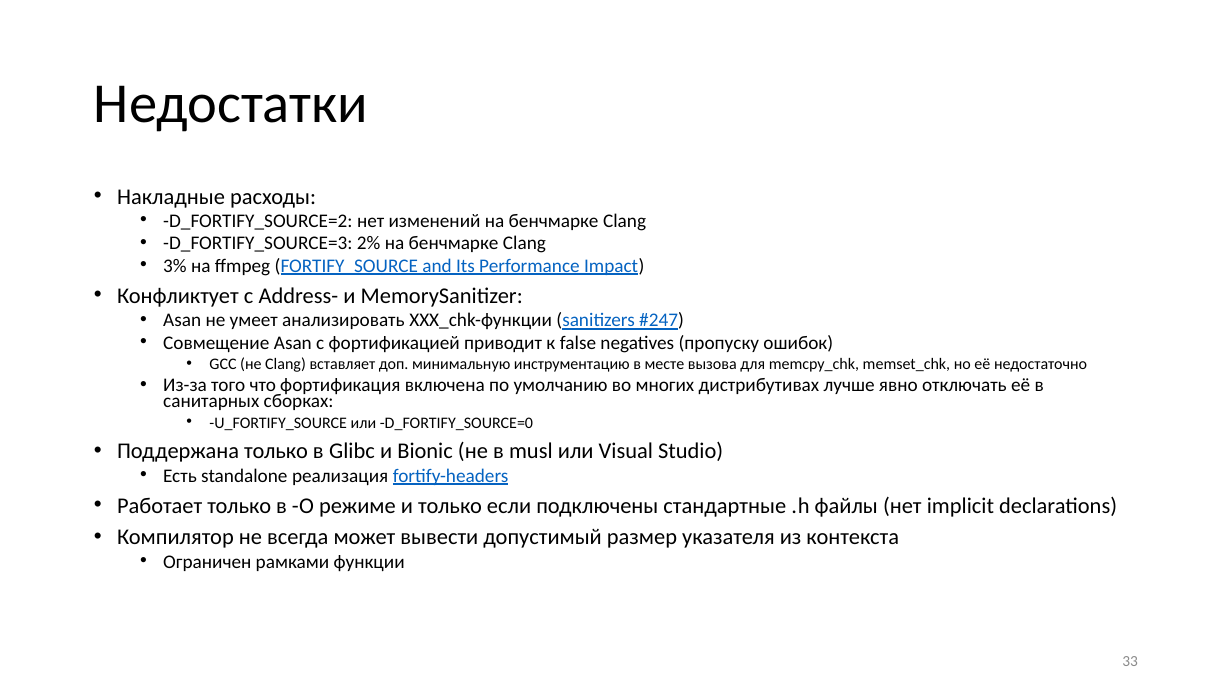
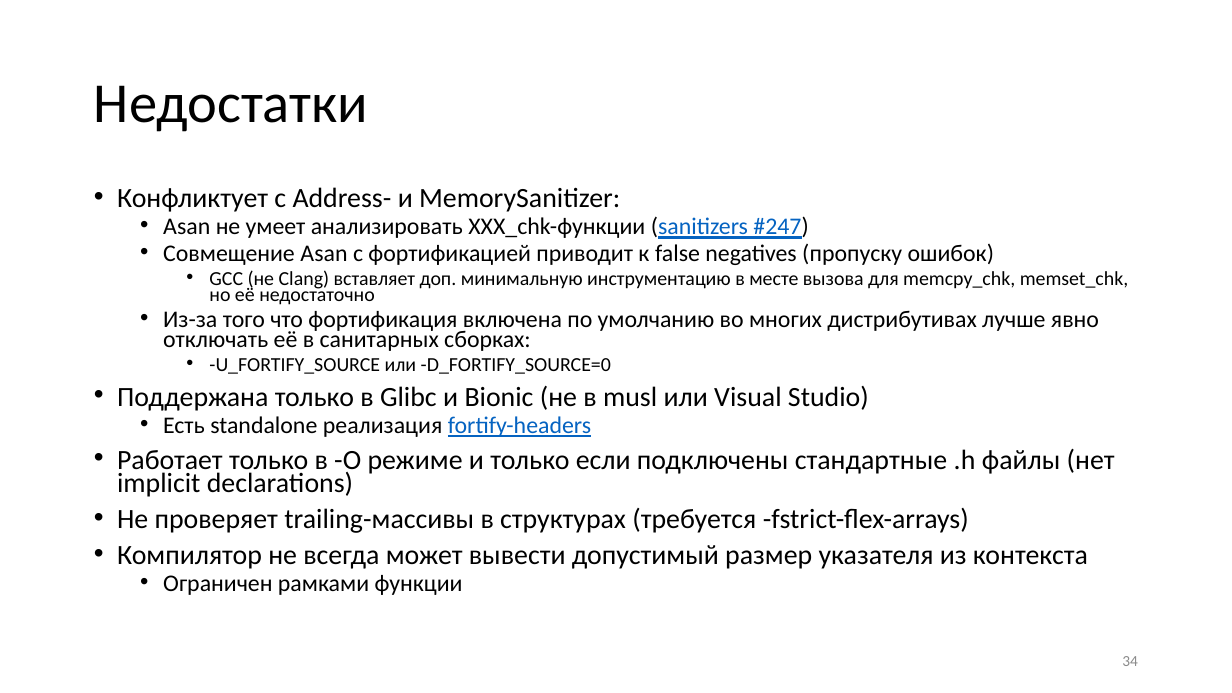
Before and after one commit to yugr/slides, a slide deck: slide 34 of CppZeroCost/2025/RU.pptx (slide 33 before the commit). Drawn at 1232x693 pixels with LibreOffice and Linux fonts; fonts in the diff are those of the drawing. Boxes give left, top, right and bottom in pixels: in the first picture for what was removed or moved away, otherwise in the second. Text is boxed around its words. In the diff, an @@ line names an element or a change of style, - is before the commit and + after.

```diff
--- a/CppZeroCost/2025/RU.pptx
+++ b/CppZeroCost/2025/RU.pptx
@@ text at [117,189,646,276]: paragraphs removed @@
-• Накладные расходы:
-  • -D_FORTIFY_SOURCE=2: нет изменений на бенчмарке Clang
-  • -D_FORTIFY_SOURCE=3: 2% на бенчмарке Clang
-  • 3% на ffmpeg (FORTIFY_SOURCE and Its Performance Impact)
@@ text at [117,187,1129,595]: size 17.5 to 21.7 pt in "Конфликтует с Address- и MemorySanitizer:", "Поддержана только в Glibc и Bionic (не ...", "Работает только в -O режиме и только ...", "Компилятор не всегда может вывести допустимый размер ..."; size 15 to 18.6 pt in "Asan не умеет анализировать XXX_chk-функции (sanitizers #247 ...", "Совмещение Asan с фортификацией приводит к false ...", "Из-за того что фортификация включена по умолчанию ...", "Есть standalone реализация fortify-headers" and 1 more places; size 12.5 to 15.5 pt in "GCC (не Clang) вставляет доп. минимальную инструментацию ...", "-U_FORTIFY_SOURCE или -D_FORTIFY_SOURCE=0" @@
@@ text at [117,508,969,533]: paragraph added @@
+• Не проверяет trailing-массивы в структурах (требуется -fstrict-flex-arrays)
@@ page number at [1122,656,1138,666]: text changed @@
-33
+34
```
Also in this commit, not shown: 8 other slides changed, 3 slides added, 2 slides removed, 3 other files.
